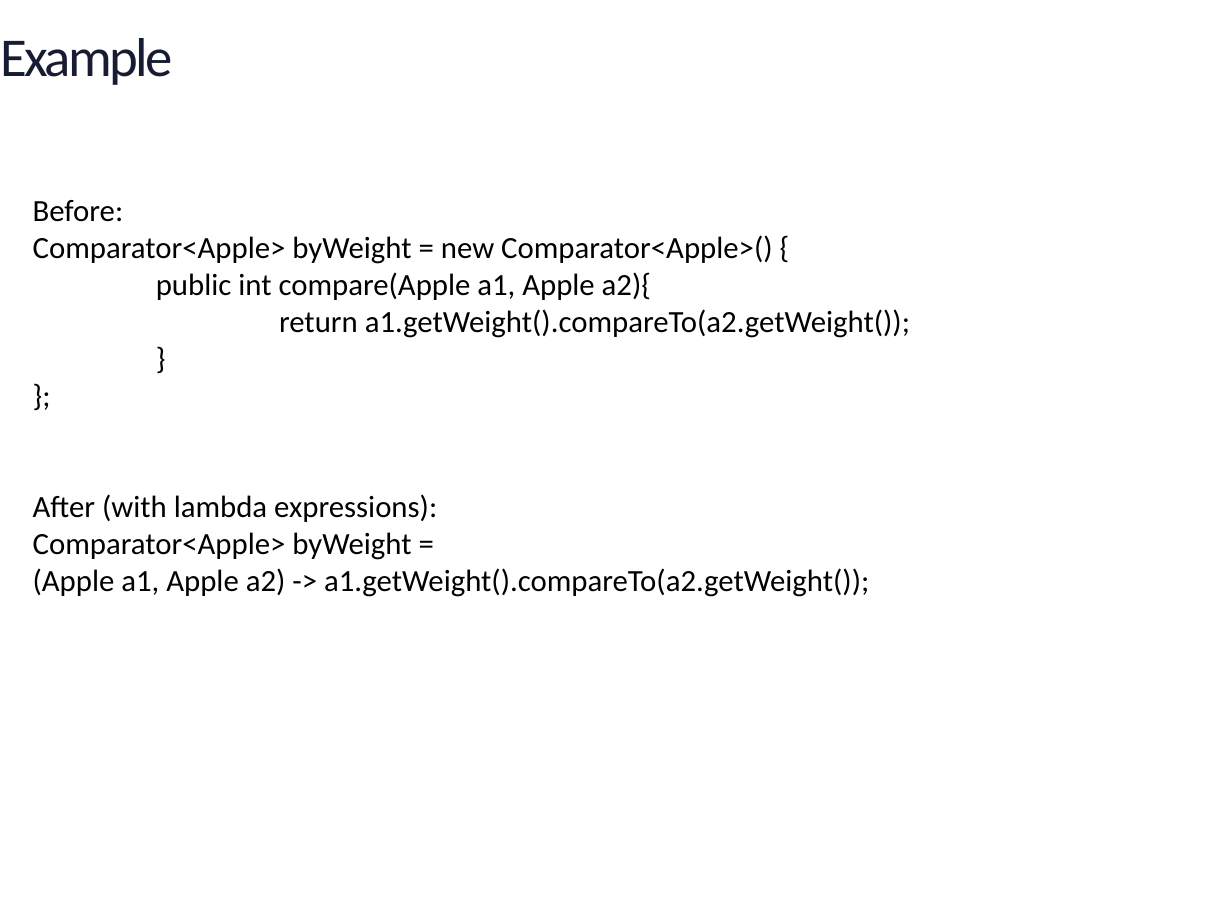
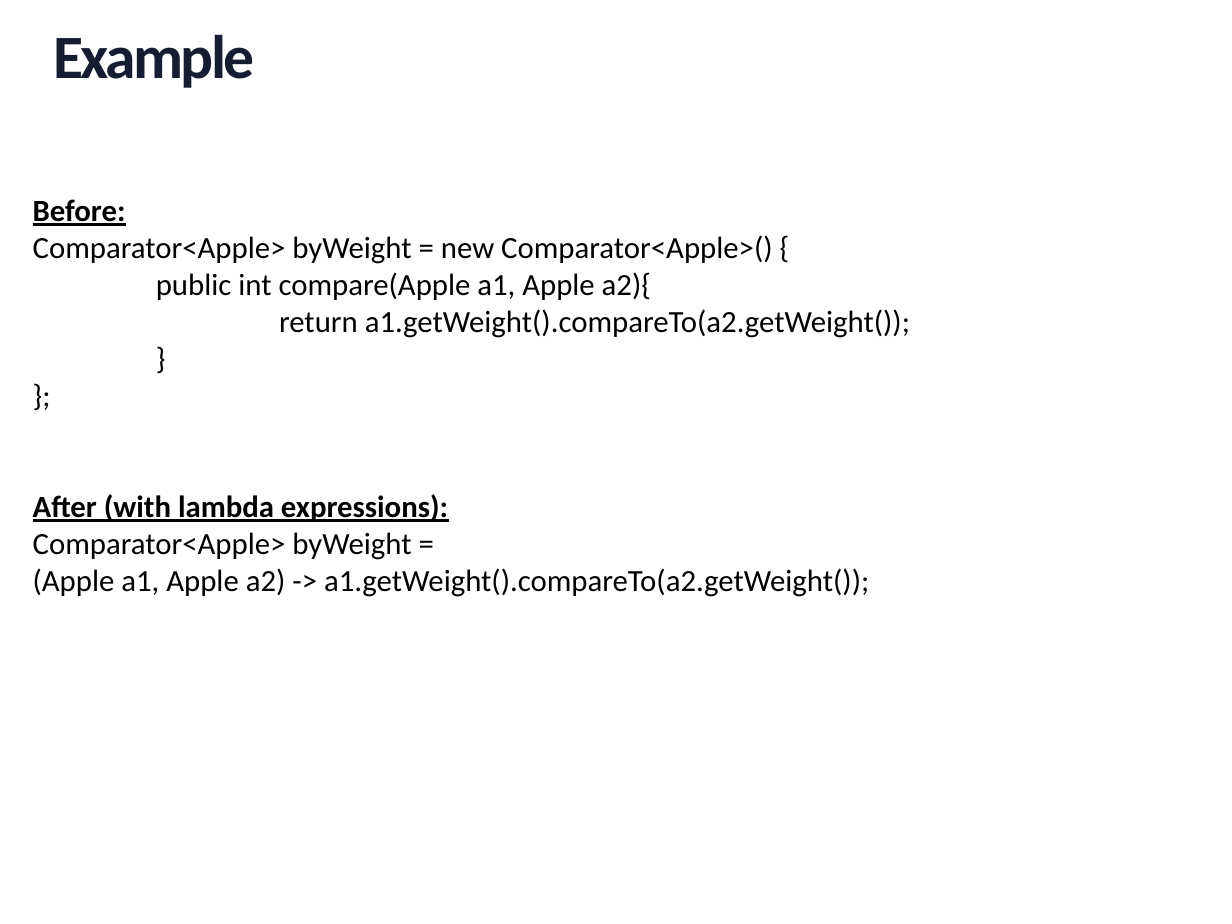
Before and after one commit to minhntk/jdk8, a slide deck: slide 3 of document/Lambda Expression.pptx. Drawn at 1232x924 pixels with LibreOffice and Linux fonts; fonts in the diff are those of the drawing; background and template pictures are left out. Boxes give left, top, right and bottom in pixels: in the first picture for what was removed or moved away, otherwise in the second. Text is boxed around its words. In the diff, an @@ line names an element or a change of style, - is before the commit and + after.

```diff
--- a/document/Lambda Expression.pptx
+++ b/document/Lambda Expression.pptx
@@ title "Example" moved from (x1=0, y1=38, x2=173, y2=85) to (x1=53, y1=34, x2=255, y2=88) @@
@@ title "Example" at (x1=53, y1=34, x2=255, y2=88): size 32 to 36 pt, bold on @@
@@ text at (x1=33, y1=199, x2=448, y2=522): bold on, underline on in "Before:", "After (with lambda expressions):" @@
```
Also in this commit, not shown: 4 other slides changed, 7 slides added, 1 slide removed, 2 other files.
